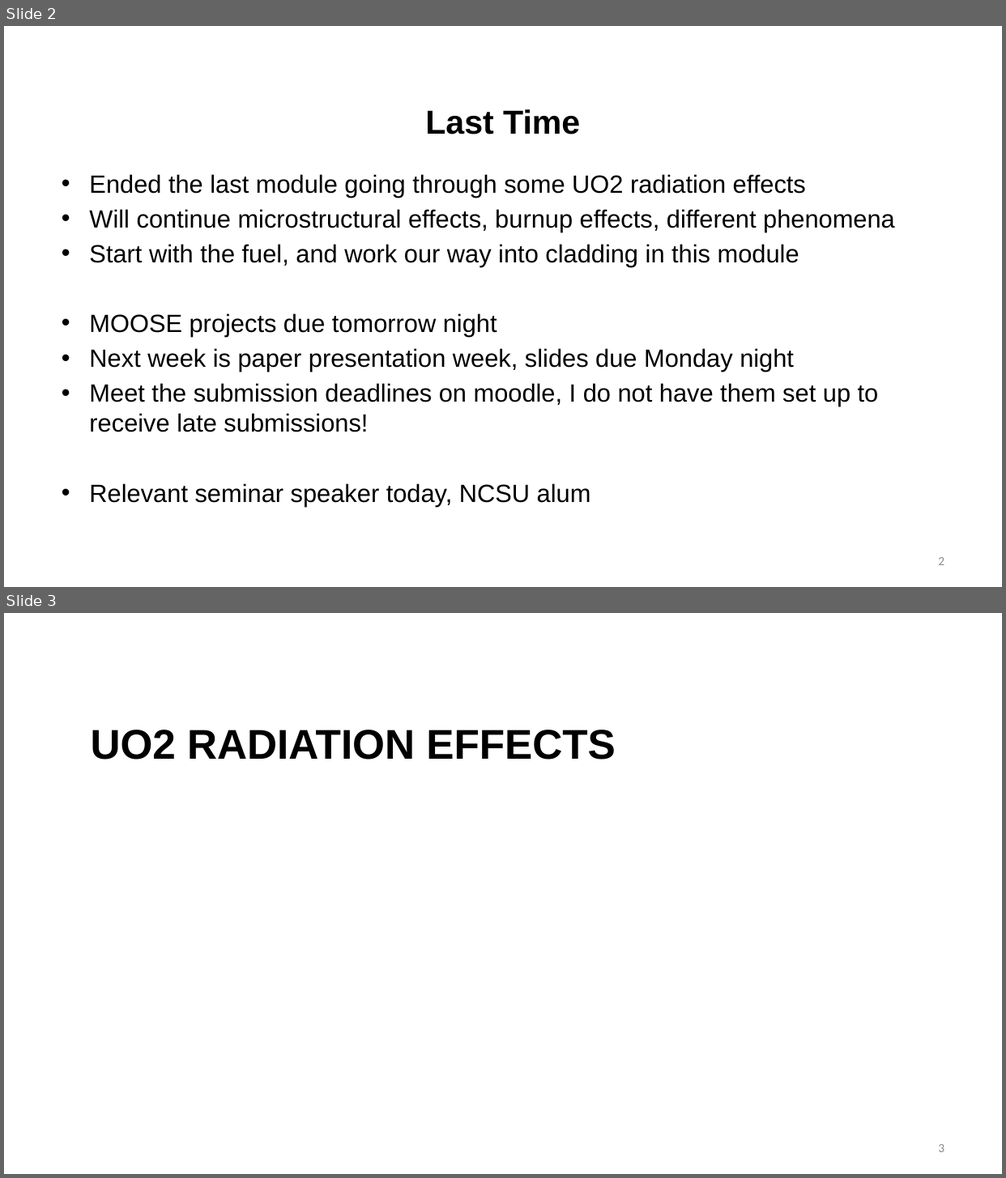
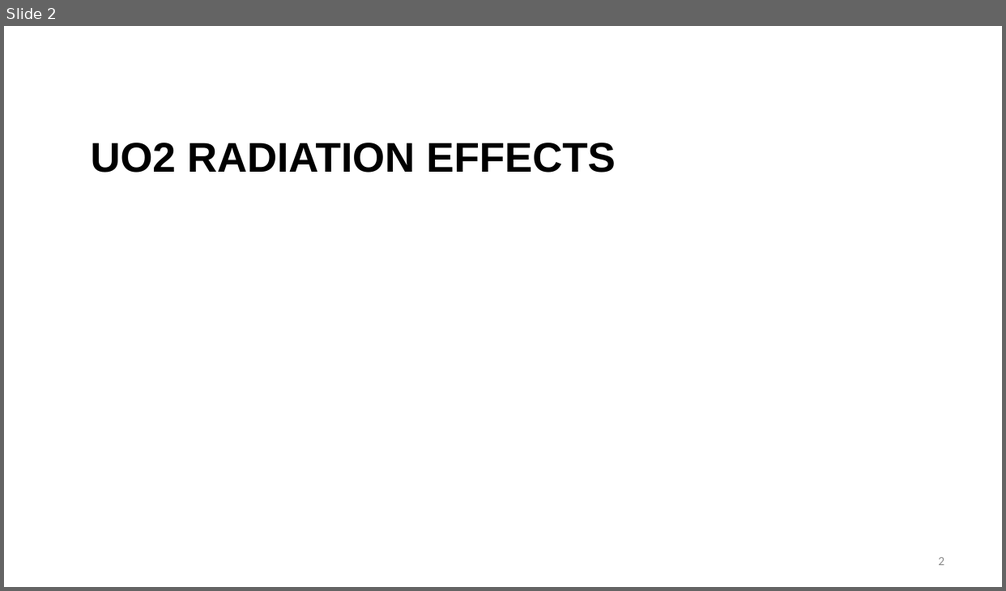
Before and after one commit to benbeeler/TEACHING, a slide deck: Nuclear_Fuel_Performance/NE533_Spring2026/Module3/Lec11_fuelchem.pptx. Shown one above the other, each under a label of ours: slides 2 and 3 before the commit, slide 2 after it. The pictures are 1006x1178 and 1006x591 pixels, drawn with LibreOffice and Linux fonts; fonts in the diff are those of the drawing; background and template pictures are left out. Boxes give left, top, right and bottom in pixels: in the first picture for what was removed or moved away, otherwise in the second. Text is boxed around its words. In the diff, an @@ line names an element or a change of style, - is before the commit and + after.

```diff
--- a/Nuclear_Fuel_Performance/NE533_Spring2026/Module3/Lec11_fuelchem.pptx
+++ b/Nuclear_Fuel_Performance/NE533_Spring2026/Module3/Lec11_fuelchem.pptx
@@ slide 2 removed at (4,26,1002,587), background #FFFFFF @@
@@ title removed at (425,109,580,135) @@
-Last Time
@@ text removed at (89,174,895,503) @@
-• Ended the last module going through some UO2 radiation effects
-• Will continue microstructural effects, burnup effects, different phenomena
-• Start with the fuel, and work our way into cladding in this module
-• MOOSE projects due tomorrow night
-• Next week is paper presentation week, slides due Monday night
-• Meet the submission deadlines on moodle, I do not have them set up to receive late submissions!
-• Relevant seminar speaker today, NCSU alum
@@ page number removed at (938,557,944,565) @@
-2
@@ what was slide 3 is now slide 2 @@
@@ page number at (938,557,944,565): text changed @@
-3
+2
```
Also in this commit, not shown: 10 slides changed, 15 other slides removed, 6 other files.
